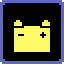
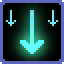
Layered file, before and after one edit (w=64, h=64). Changes by layer:
renamed "Ilustración_sin_título" to "Capa 2", painted on it over [3, 3, 61, 61]
